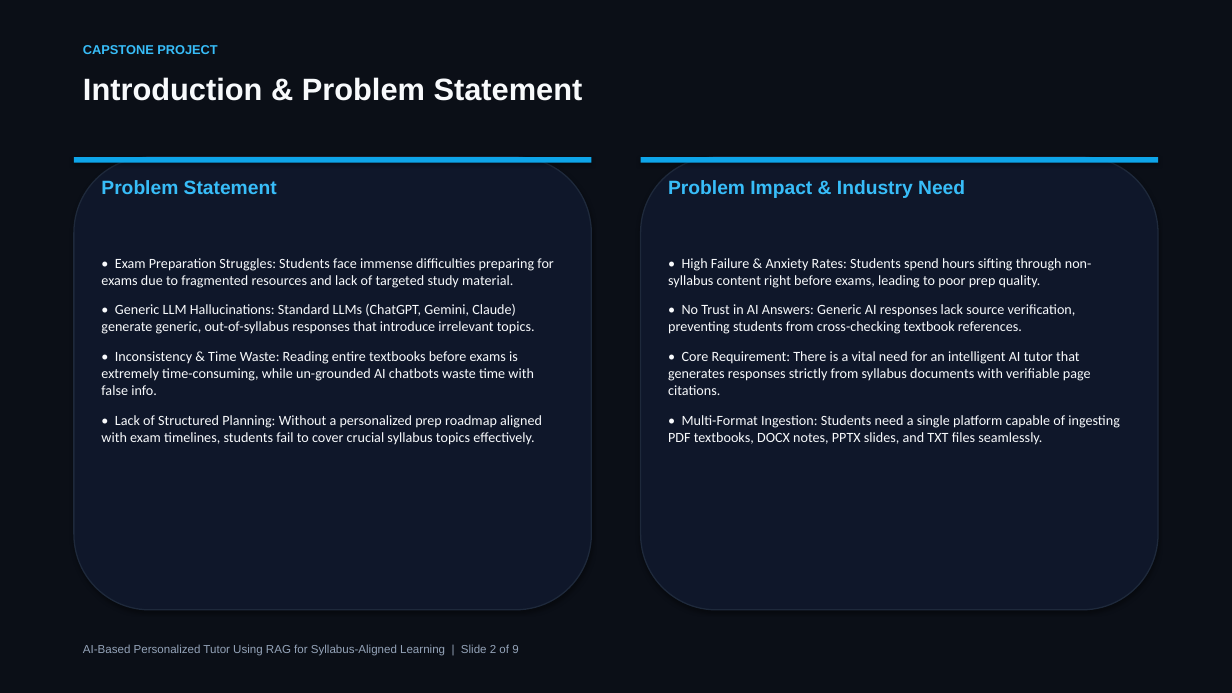
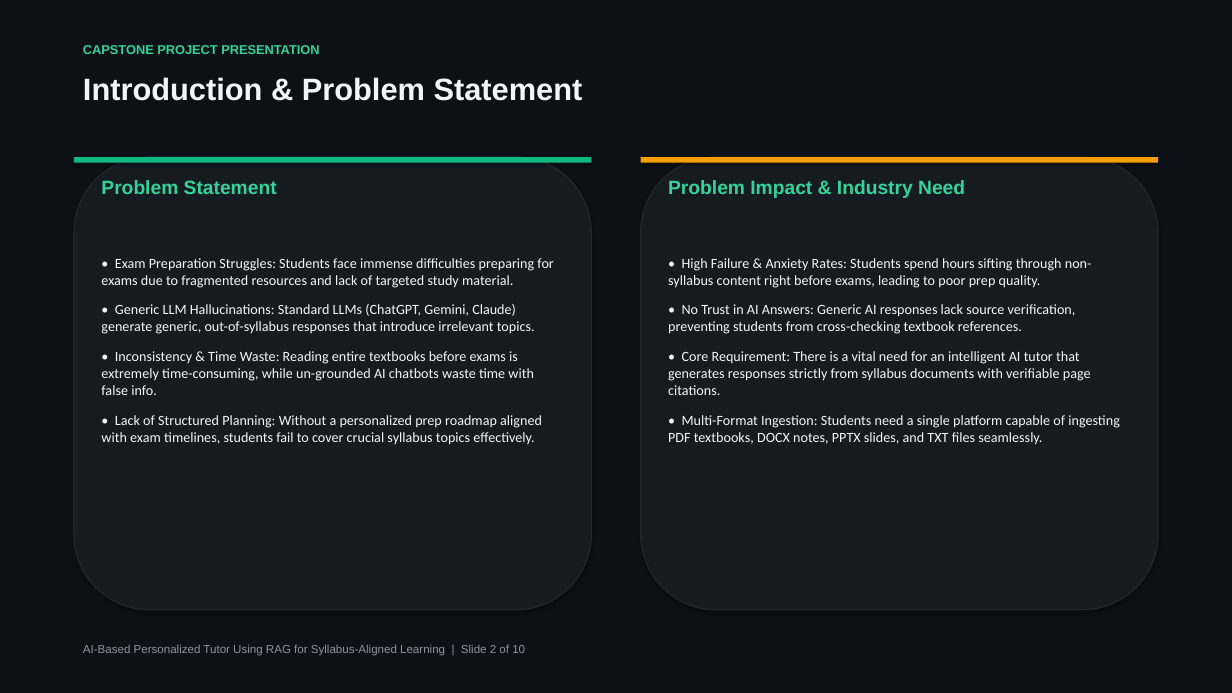
Before and after one commit to chaitanyaP14/AI_Tutor, a slide deck: slide 2 of AI_Tutor_Capstone_Presentation.pptx. Drawn at 1232x693 pixels with LibreOffice and Linux fonts; fonts in the diff are those of the drawing. Boxes give left, top, right and bottom in pixels: in the first picture for what was removed or moved away, otherwise in the second. Text is boxed around its words. In the diff, an @@ line names an element or a change of style, - is before the commit and + after.

```diff
--- a/AI_Tutor_Capstone_Presentation.pptx
+++ b/AI_Tutor_Capstone_Presentation.pptx
@@ background #0B0F17 to #0D1117 @@
@@ text at (83,45,319,54): text changed; text colour #38BDF8 to #34D399 @@
-CAPSTONE PROJECT
+CAPSTONE PROJECT PRESENTATION
@@ rounded rectangle at (74,157,592,610): fill #0F172A to #161B22; outline #1E293B 1 pt to #21262D 1 pt @@
@@ rectangle at (74,157,592,163): fill #0EA5E9 to #10B981 @@
@@ text "Problem Statement" at (101,180,277,194): text colour #38BDF8 to #34D399 @@
@@ rounded rectangle at (640,157,1158,610): fill #0F172A to #161B22; outline #1E293B 1 pt to #21262D 1 pt @@
@@ rectangle at (640,157,1158,163): fill #0EA5E9 to #F59E0B @@
@@ text "Problem Impact & Industry Need" at (668,180,965,198): text colour #38BDF8 to #34D399 @@
@@ text at (83,644,525,656): text changed; text colour #94A3B8 to #8B949E @@
-AI-Based Personalized Tutor Using RAG for Syllabus-Aligned Learning | Slide 2 of 9
+AI-Based Personalized Tutor Using RAG for Syllabus-Aligned Learning | Slide 2 of 10
```
Also in this commit, not shown: 8 other slides changed, 1 slide added, 4 other files.
